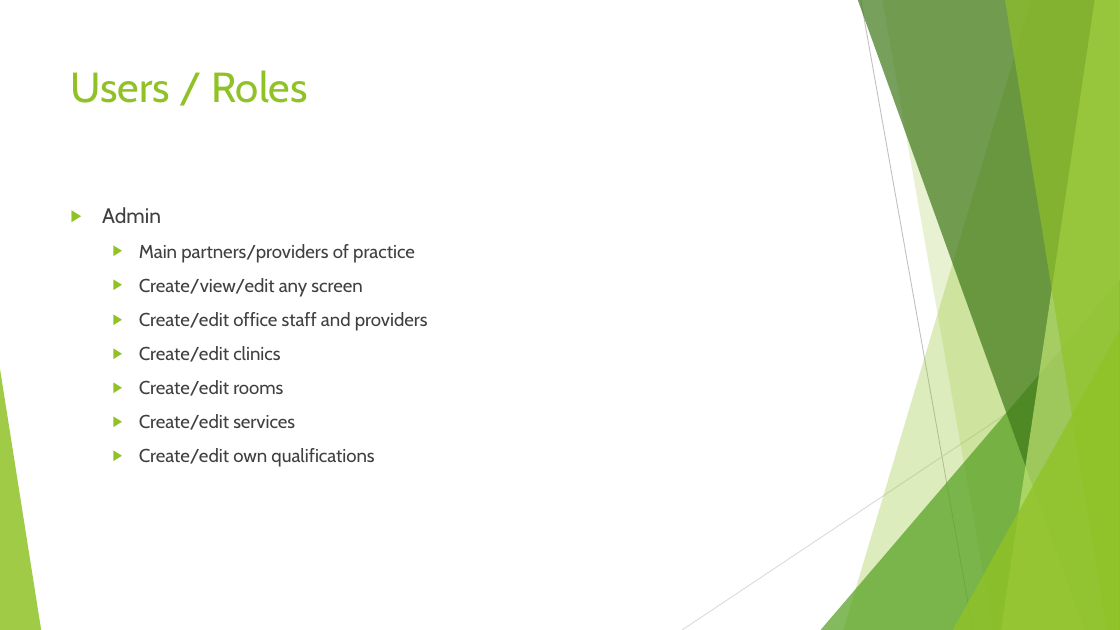
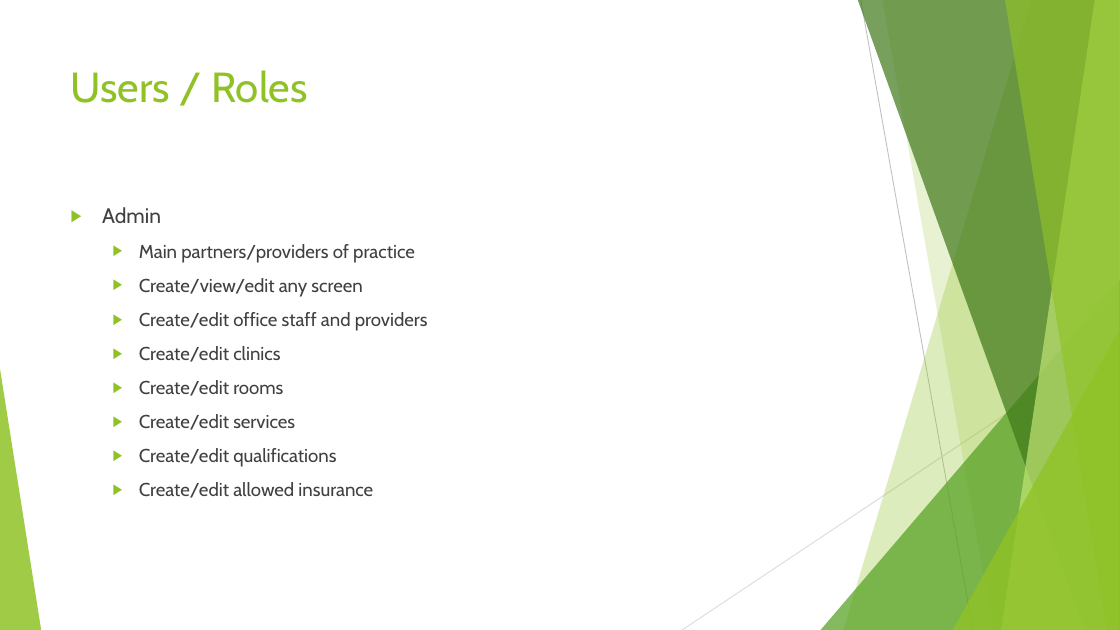
Before and after one commit to franzcatch/Clinic, a slide deck: slide 7 of Docs/Adam Franzen COSC6000 FA2 2016 Presentation 3.pptx. Drawn at 1120x630 pixels with LibreOffice and Linux fonts; fonts in the diff are those of the drawing. Boxes give left, top, right and bottom in pixels: in the first picture for what was removed or moved away, otherwise in the second. Text is boxed around its words. In the diff, an @@ line names an element or a change of style, - is before the commit and + after.

```diff
--- a/Docs/Adam Franzen COSC6000 FA2 2016 Presentation 3.pptx
+++ b/Docs/Adam Franzen COSC6000 FA2 2016 Presentation 3.pptx
@@ text at (x1=139, y1=448, x2=373, y2=498): text changed @@
-  ▶ Create/edit own qualifications
+  ▶ Create/edit qualifications
+  ▶ Create/edit allowed insurance
```
Also in this commit, not shown: 9 other slides changed, 5 slides added, 3 slides removed, 4 other files.
